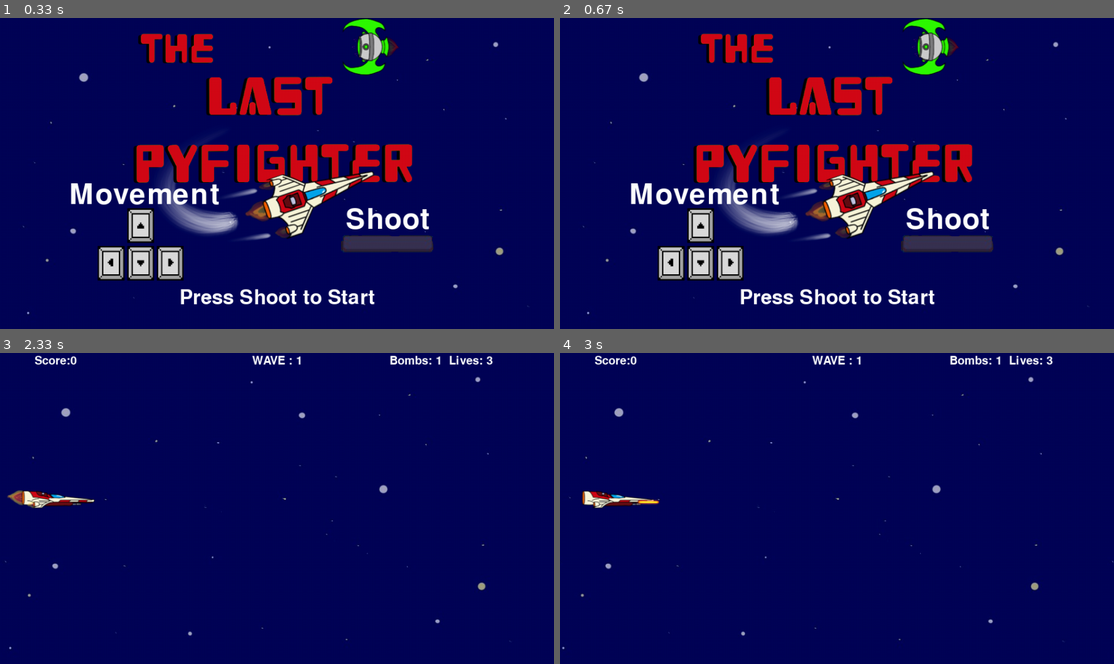
Above: before the commit, frames 1-4 (two rows, left to right).
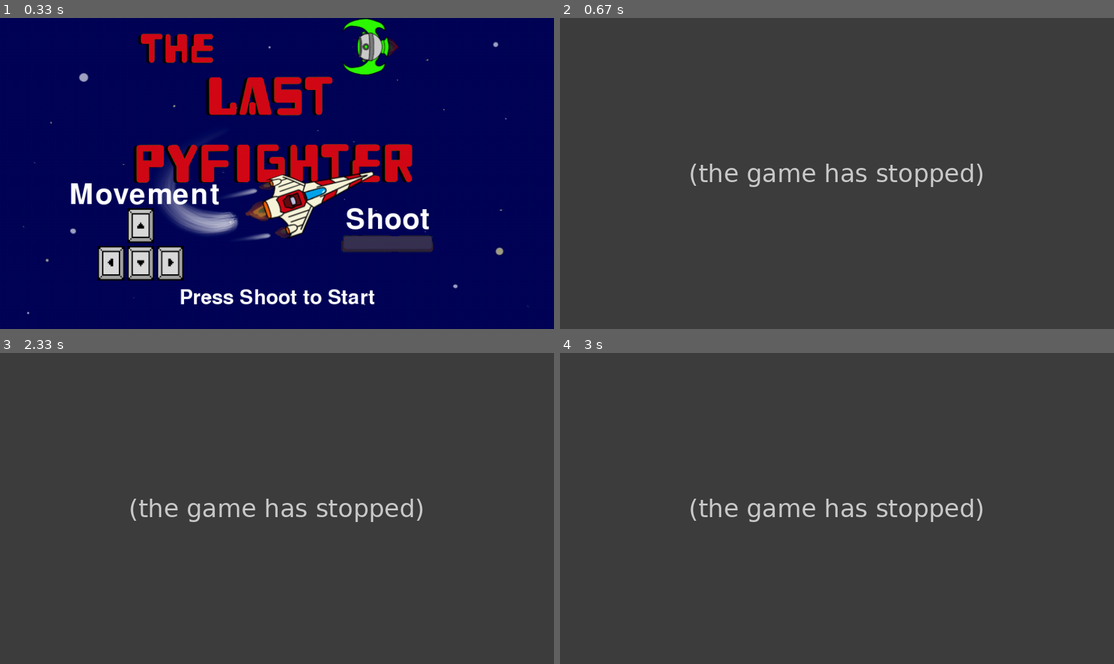
Above: after the commit, the same moments.

Repository: Demi-hero/UoN_Game_Project
Game: pygame game, started from Main.py
Same seed, same stepped clock (60 frames per second), same inputs: the game is played once before the commit and once after it.
Inputs:
- Up to frame 1 (0.33 s): no input
- Up to frame 2 (0.67 s): hold Q from 0.33 s (still down); hold Left from 0.33 s (still down)
- Up to frame 3 (2.33 s): release Q at 0.87 s; release Left at 0.87 s; tap Space at 2.02 s
- Up to frame 4 (3 s): hold P 2.35-2.82 s; hold Left 2.35-2.82 s; hold P from 2.9 s (still down); hold Left from 2.9 s (still down); tap Space at 2.97 s

Frame 1 is identical in both runs. In frame 2, 99% of the frame differs, in the area x 0-100%, y 0-100%; in frame 3, 100%; in frame 4, 100%.
After the commit the program exited at 0.35 s; later frames show no game.

Commit message:
Q functionality
Game now quits whenever you press q

Diff:
--- a/eventhandler.py
+++ b/eventhandler.py
@@ -165,12 +165,11 @@
                 bullet.rect.y = self.player.rect.y + self.player.ht//2
                 self.all_sprites.add(bullet)
                 self.bullets.add(bullet)
-        # p opens the pause screen, and q quits if on the pause screen
+        # p opens the pause screen, and q quits the game no matter where you are
         elif event.key == pyg.K_p:
             self.on_pause()
         elif event.key == pyg.K_q:
-            if self.paused:
-                self.on_exit()
+            self.on_exit()
         # b drops a bomb
         elif event.key == pyg.K_b:
             self.on_bomb(board, files)
